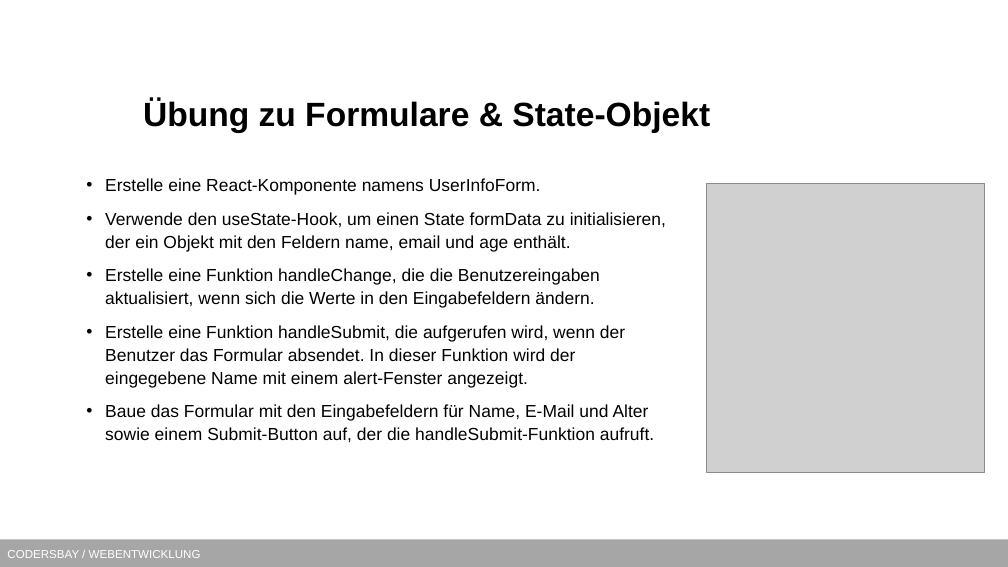
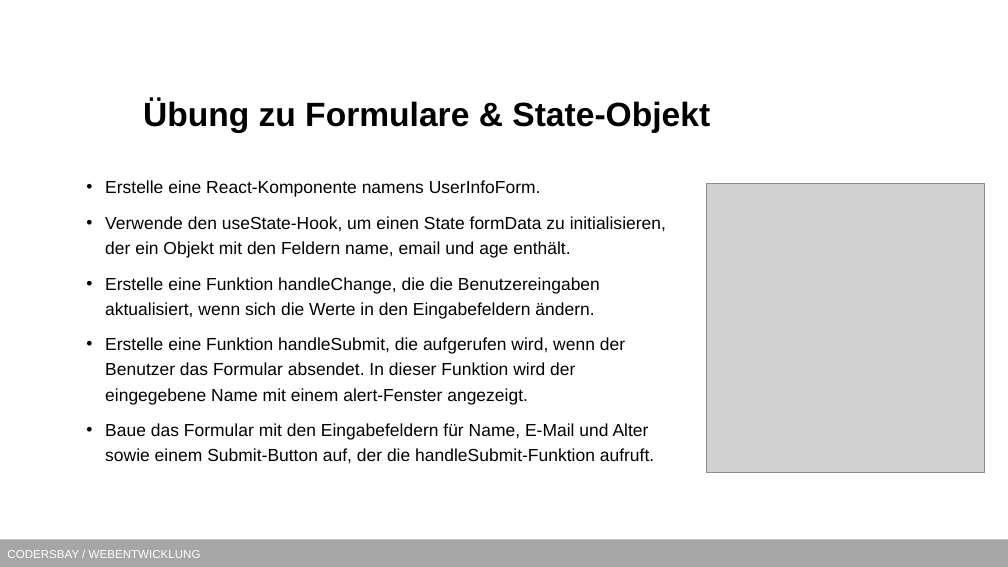
Before and after one commit to kodo89/Webentwicklung_23_24, a slide deck: slide 51 of 9. React/React.pptx. Drawn at 1008x567 pixels with LibreOffice and Linux fonts; fonts in the diff are those of the drawing; grey boxes stand for pictures; background and template pictures are left out. Boxes give left, top, right and bottom in pixels: in the first picture for what was removed or moved away, otherwise in the second. Text is boxed around its words. In the diff, an @@ line names an element or a change of style, - is before the commit and + after.

Commit message:
React Backend & Routing

```diff
--- a/9. React/React.pptx
+++ b/9. React/React.pptx
@@ text "Erstelle eine React-Komponente namens UserInfoForm." at [105, 180, 666, 463]: line spacing 1.1 to 1.2 @@
```
Also in this commit, not shown: 3 other slides changed, 25 slides added, 12 other files.
